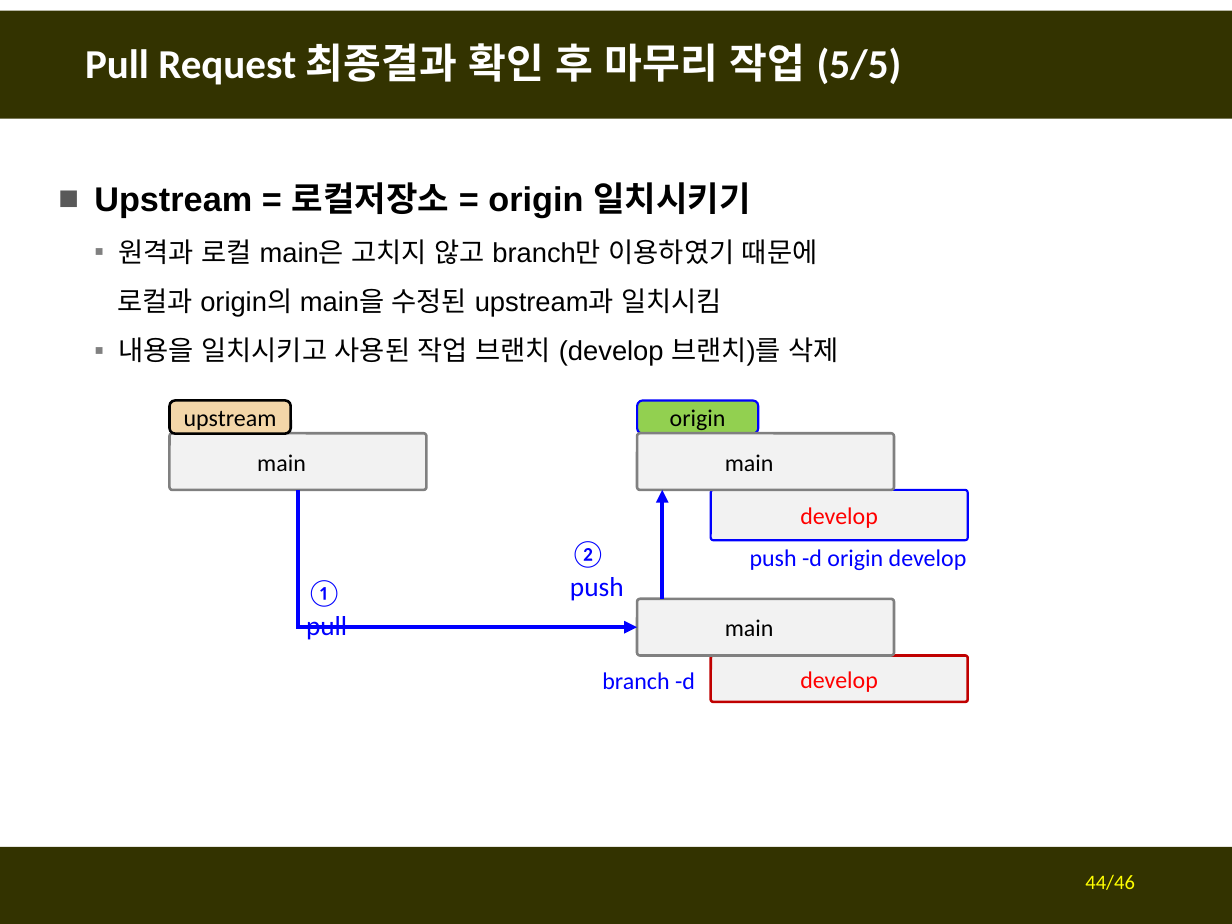
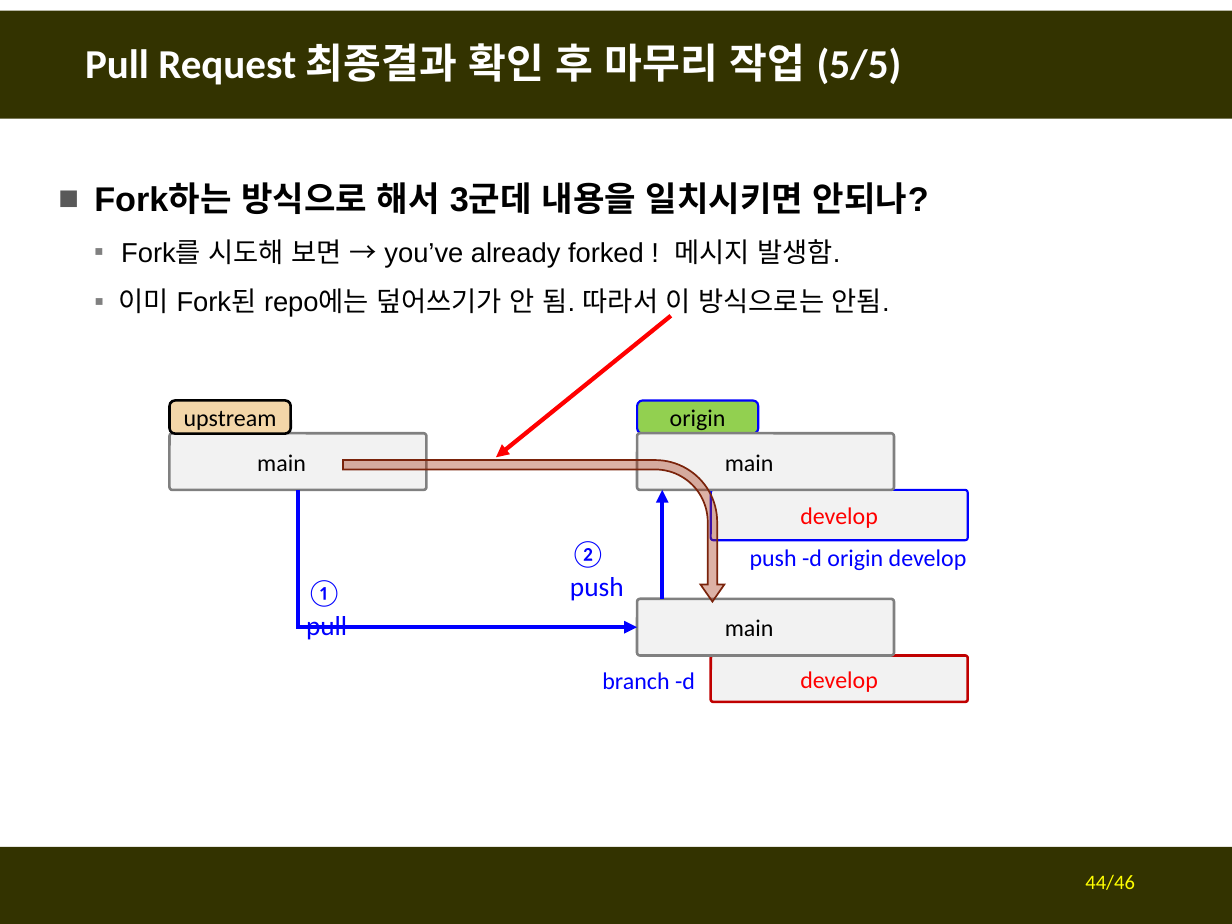
Before and after one commit to fasthill/github-lecture, a slide deck: slide 44 of git및github첫걸음3-forkclonePR.pptx. Drawn at 1232x924 pixels with LibreOffice and Linux fonts; fonts in the diff are those of the drawing. Boxes give left, top, right and bottom in pixels: in the first picture for what was removed or moved away, otherwise in the second. Text is boxed around its words. In the diff, an @@ line names an element or a change of style, - is before the commit and + after.

```diff
--- a/git및github첫걸음3-forkclonePR.pptx
+++ b/git및github첫걸음3-forkclonePR.pptx
@@ text at <box>94,182,929,319</box>: text changed @@
-■ Upstream = 로컬저장소 = origin 일치시키기
-  ▪ 원격과 로컬 main은 고치지 않고 branch만 이용하였기 때문에
-  로컬과 origin의 main을 수정된 upstream과 일치시킴
-  ▪ 내용을 일치시키고 사용된 작업 브랜치 (develop 브랜치)를 삭제
+■ Fork하는 방식으로 해서 3군데 내용을 일치시키면 안되나?
+  ▪ Fork를 시도해 보면 → you’ve already forked ! 메시지 발생함.
+  ▪ 이미 Fork된 repo에는 덮어쓰기가 안 됨. 따라서 이 방식으로는 안됨.
@@ arrow added from (671, 315) to (496, 457), #FF0000 2.5 pt @@
@@ bent arrow added at <box>344,460,724,601</box>, fill #A5300F at 37% opacity, outline #7A240B 1 pt @@
```
Also in this commit, not shown: 1 other slide changed, 1 slide removed.
